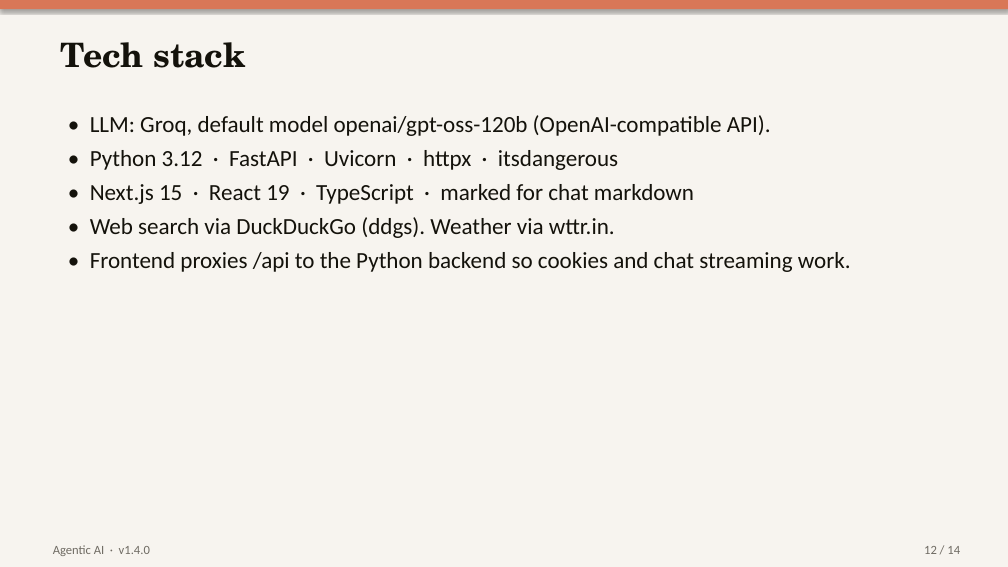
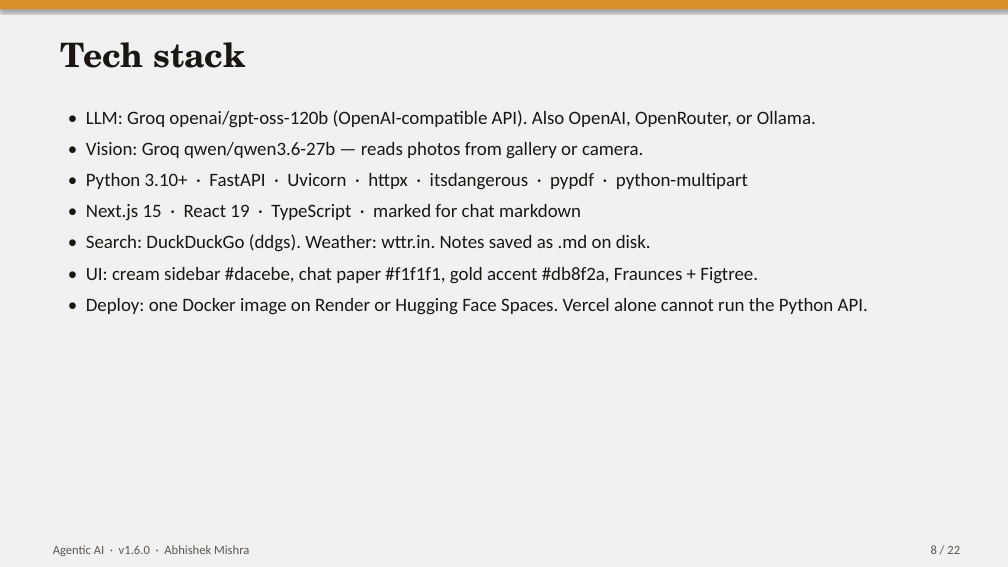
Before and after one commit to KRMANISH489/agentic-ai, a slide deck: slide 8 of Agentic_AI_Presentation.pptx (slide 12 before the commit). Drawn at 1008x567 pixels with LibreOffice and Linux fonts; fonts in the diff are those of the drawing. Boxes give left, top, right and bottom in pixels: in the first picture for what was removed or moved away, otherwise in the second. Text is boxed around its words. In the diff, an @@ line names an element or a change of style, - is before the commit and + after.

```diff
--- a/Agentic_AI_Presentation.pptx
+++ b/Agentic_AI_Presentation.pptx
@@ rectangle at (x1=0, y1=0, x2=1008, y2=567): fill #F7F4EF to #F1F1F1 @@
@@ rectangle at (x1=0, y1=0, x2=1008, y2=9): fill #D97757 to #DB8F2A @@
@@ text at (x1=86, y1=110, x2=816, y2=190): text changed; size 22 to 18 pt; text colour #14120B to #1A1612 @@
-• LLM: Groq, default model openai/gpt-oss-120b (OpenAI-compatible API).
-• Python 3.12 · FastAPI · Uvicorn · httpx · itsdangerous
+• LLM: Groq openai/gpt-oss-120b (OpenAI-compatible API). Also OpenAI, OpenRouter, or Ollama.
+• Vision: Groq qwen/qwen3.6-27b — reads photos from gallery or camera.
+• Python 3.10+ · FastAPI · Uvicorn · httpx · itsdangerous · pypdf · python-multipart
@@ text at (x1=86, y1=204, x2=581, y2=221): size 22 to 18 pt, text colour #14120B to #1A1612 in "• Next.js 15 · React 19 · ..."; more space between paragraphs @@
@@ text at (x1=86, y1=234, x2=868, y2=315): text changed; size 22 to 18 pt; text colour #14120B to #1A1612 @@
-• Web search via DuckDuckGo (ddgs). Weather via wttr.in.
-• Frontend proxies /api to the Python backend so cookies and chat streaming work.
+• Search: DuckDuckGo (ddgs). Weather: wttr.in. Notes saved as .md on disk.
+• UI: cream sidebar #dacebe, chat paper #f1f1f1, gold accent #db8f2a, Fraunces + Figtree.
+• Deploy: one Docker image on Render or Hugging Face Spaces. Vercel alone cannot run the Python API.
@@ text at (x1=53, y1=545, x2=249, y2=556): text changed; text colour #6F6B63 to #5E574E @@
-Agentic AI · v1.4.0
+Agentic AI · v1.6.0 · Abhishek Mishra
@@ text at (x1=931, y1=545, x2=960, y2=554): text changed; text colour #6F6B63 to #5E574E @@
-12 / 14
+8 / 22
```
Also in this commit, not shown: 10 other slides changed, 11 slides added, 3 slides removed, 27 other files.
